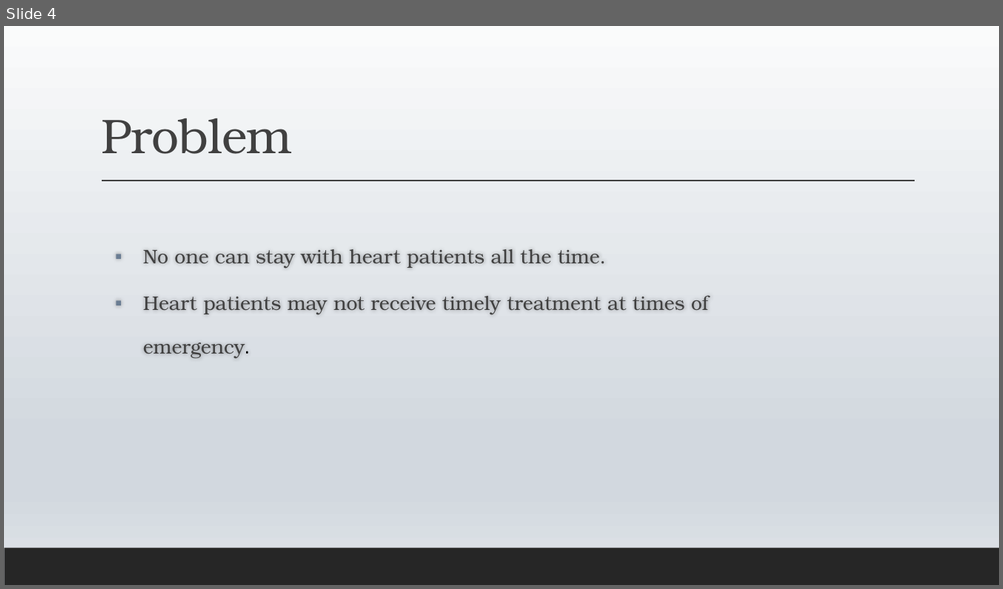
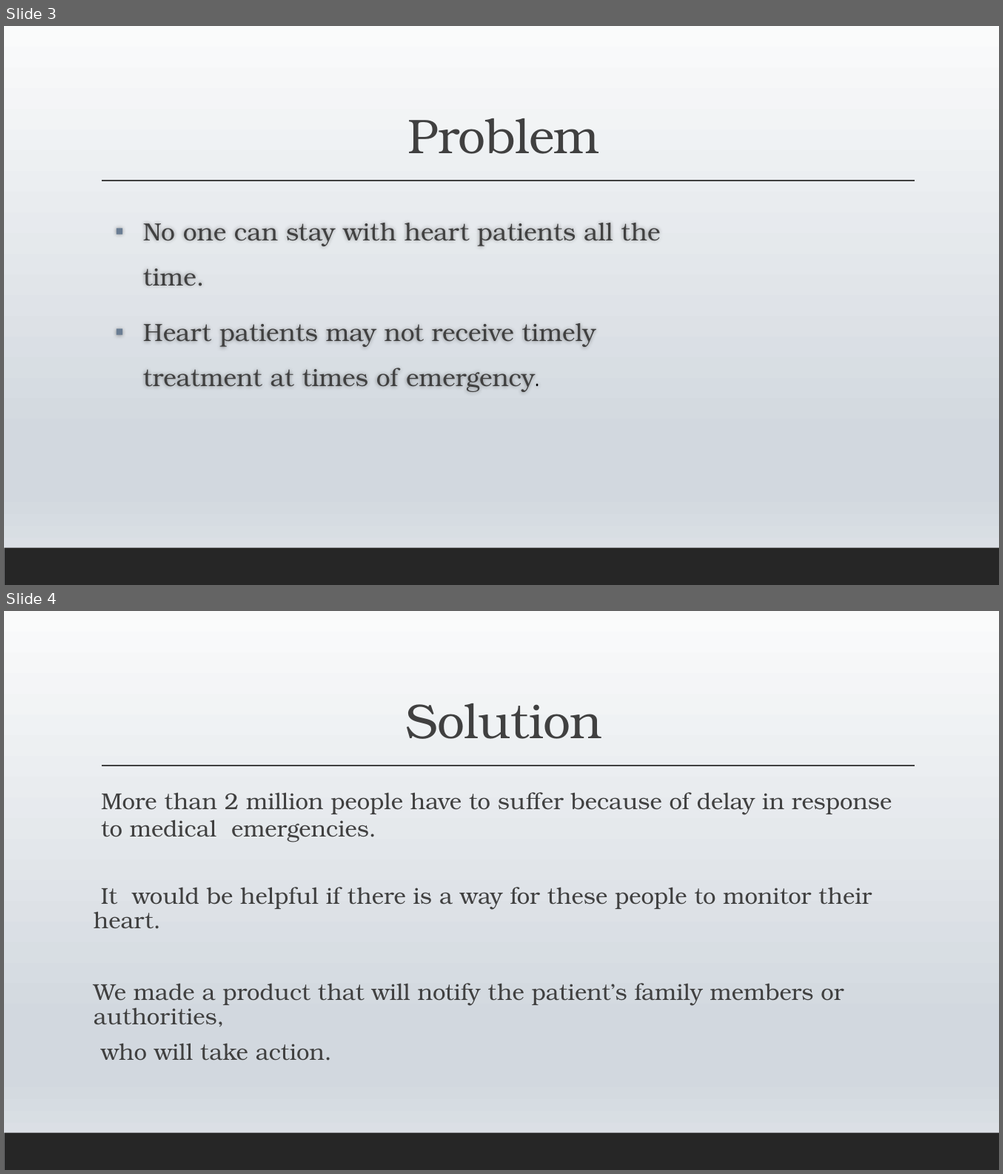
Before and after one commit to amitgit0304/CodeCrafters1, a slide deck: Presentation/BRAIN RAIN.pptx. Shown one above the other, each under a label of ours: slide 4 before the commit, slides 3 and 4 after it. The pictures are 1003x589 and 1003x1174 pixels, drawn with LibreOffice and Linux fonts; fonts in the diff are those of the drawing. Boxes give left, top, right and bottom in pixels: in the first picture for what was removed or moved away, otherwise in the second. Text is boxed around its words. In the diff, an @@ line names an element or a change of style, - is before the commit and + after.

```diff
--- a/Presentation/BRAIN RAIN.pptx
+++ b/Presentation/BRAIN RAIN.pptx
@@ slide 4 added at (4, 611, 999, 1170), background gradient #FAFBFB to #D2D8DF to #E1E5E9; not listed: 2 template elements that a slide beside it also shows @@
@@ title added at (406, 703, 602, 739), 47 pt, text #404040 @@
+Solution
@@ text added at (94, 792, 891, 1061), 22.2 pt, text #404040 @@
+  More than 2 million people have to suffer because of delay in response to medical emergencies.
+It would be helpful if there is a way for these people to monitor their heart.
+We made a product that will notify the patient’s family members or authorities,
+who will take action.
@@ what was slide 4 is now slide 3 @@
@@ slide 3 changed as well @@
@@ title "Problem" at (408, 118, 600, 154): alignment left to centre @@
@@ text "No one can stay with ..." at (143, 223, 660, 392): size 19 to 24 pt; more space between paragraphs @@
```
Also in this commit, not shown: 2 other slides changed, 4 other slides added, 1 slide removed.
